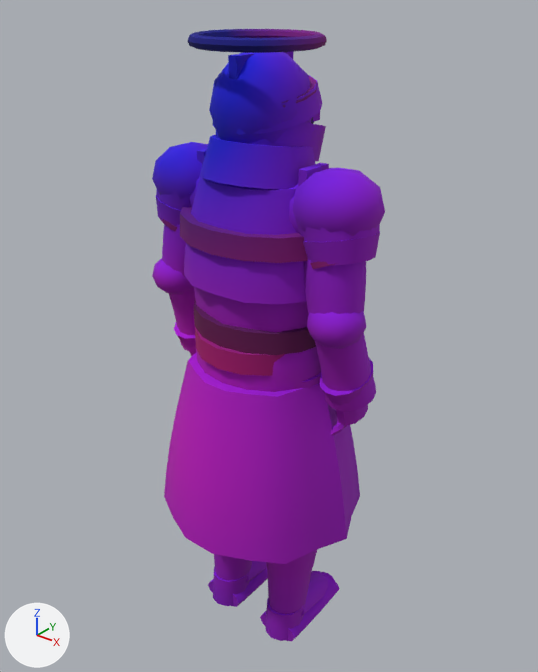
Before and after pictures for a commit that changed the glTF model assets/kit/skel_seraph.glb.
Rendered twice from a 50 mm camera at (1.193, -1.458, 1.928) aimed at (-0.012, 0.049, 0.994). Every picture has the same lights, and +X, +Y and +Z are marked at lower left. The first picture is the older version. Vertices at exactly the same position are counted once.

In view in the first picture: 'seraph'.
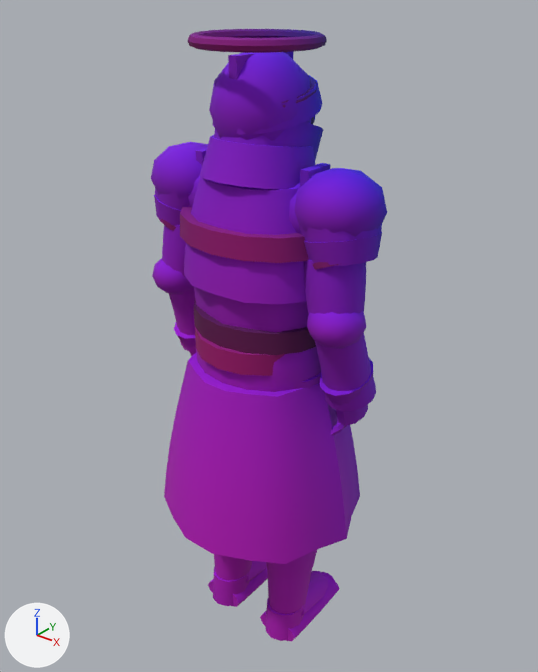
Pixel boxes (x1, y1, x2, y2) of what changed, in the pictures (538 x 672 px; the box of a moved part takes in the faces that stretch with it):
'seraph', reshaped, recoloured
    before: (152, 29, 385, 641)
    after: (151, 29, 387, 641)
part 1 of me_seraph, moved or reshaped
    before: (215, 122, 326, 161)
    after: (214, 122, 323, 160)
part 2 of me_seraph, moved or reshaped (not visible afterwards)
    before: (313, 112, 320, 122)
part 3 of me_seraph, recoloured
    both: (152, 29, 385, 638)
part 4 of me_seraph, recoloured
    both: (166, 205, 369, 641)

Edits to the bpy script that builds the scene:
```text
Change me_seraph:
    where me_seraph.from_pydata(...)  # 4828 vertices, 9164 faces; spans x -0.35..0.35, y -0.29..0.29, z -0.01..1.8
    used by ob_seraph; location = (0.0, 0.0, 0.0)
    me_seraph part 1: the loose piece of 56 vertices spanning x -0.13..0.13, y -0.11..0.2, z 1.48..1.64 is moved by (0.0, -0.01, 0.0)
    me_seraph part 2: the loose piece of 8 vertices spanning x 0.06..0.09, y 0.07..0.13, z 1.6..1.62 is moved by (-0.01, 0.0, 0.0)
    me_seraph part 3: 5173 faces centred in x -0.34..0.34, y -0.27..0.28, z 0.03..1.8 are repainted in the vertex colours; the middle colour goes from purple #9400d3 to purple #8400d3
    me_seraph part 4: 3986 faces centred in x -0.34..0.34, y -0.28..0.27, z 0.0..1.52 are repainted in the vertex colours; the middle colour goes from purple #9e00bd to pink #a700bd
```
